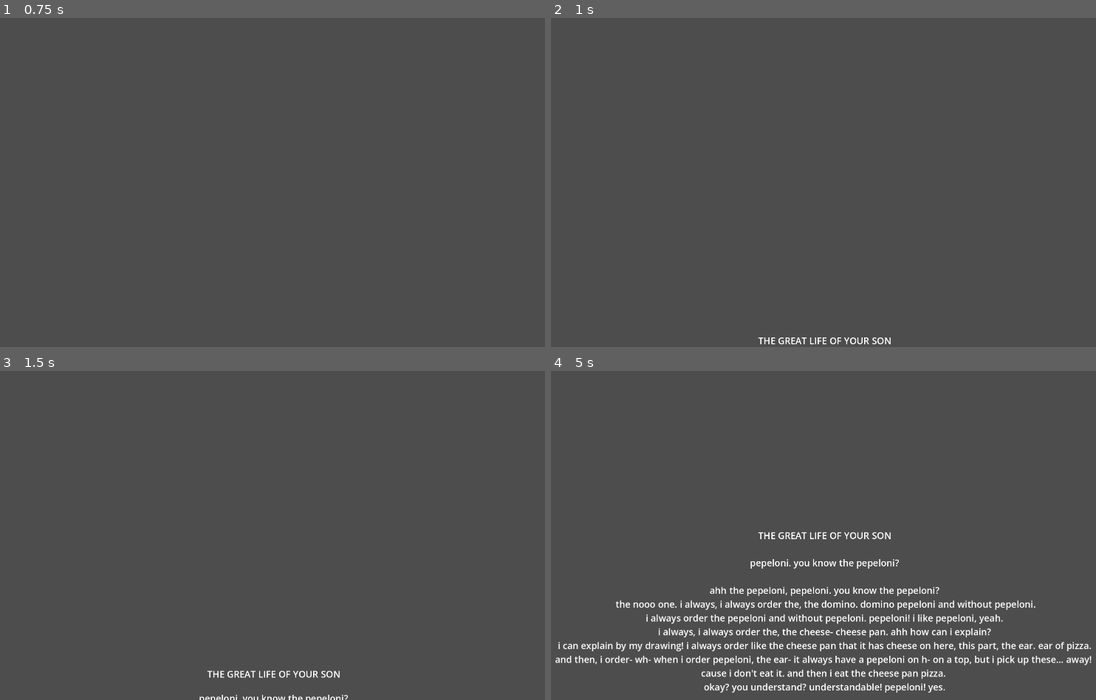
Above: before the commit, frames 1-4 (two rows, left to right).
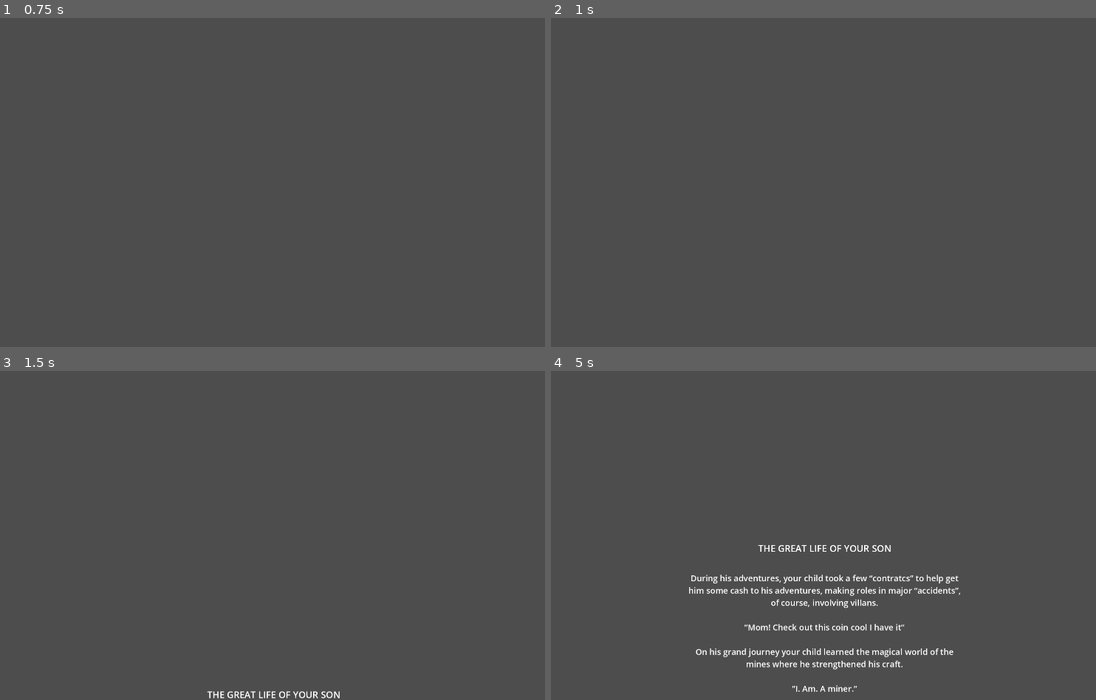
Above: after the commit, the same moments.

Repository: mcavazotti/shovel-jam-2025
Game: Godot game, scene res://Scenes/gameOverCutscenes.tscn
The game is run twice, just before and just after one commit, with the same random seed, the same clock (stepped at 60 frames per second) and the same inputs. Before the commit the project starts from res://Scenes/cutsceneControl.tscn.
Inputs (mouse positions are in pixels of both pictures, inside the frame that each line leads up to):
- Up to frame 1 (0.75 s): tap Enter (ui_accept) at 0.5 s; move the mouse to (403, 166) at 0.52 s; hold Enter (ui_accept) from 0.53 s (still down)
- Up to frame 2 (1 s): keep holding Enter (ui_accept)
- Up to frame 3 (1.5 s): move the mouse to (158, 551) at 1.27 s; release Enter (ui_accept) at 1.28 s; tap Enter (ui_accept) at 1.35 s
- Up to frame 4 (5 s): tap Enter (ui_accept) at 1.52, 1.82, 2.85, 3.02, 3.32, 4.35, 4.52, 4.82 s; move the mouse to (883, 463) at 2.02 s; hold Enter (ui_accept) 2.03-2.78 s; move the mouse to (796, 601) at 2.77 s; move the mouse to (1003, 584) at 3.52 s; hold Enter (ui_accept) 3.53-4.28 s; move the mouse to (649, 486) at 4.27 s

Frame 1 is identical in both runs. In frame 2, 0.2% of the frame differs, in the area x 37-63%, y 97-100%; in frame 3, 0.6%; in frame 4, 7.5%, in the area x 0-100%, y 48-98%.

Commit message:
-inserting ending data in cutscene control
- Added way to stich all intermiate endings in a star wars like screen.
- Player can press space to speed up the process.

Diff:
--- a/FinalEndings/endingEx.json
+++ b/FinalEndings/endingEx.json
@@ -755,9 +755,9 @@
 		"name": "Temple of the healing",
 		"typeOfEnding": "Intermediate",
 		"reference" : "Normal",
-		"story": "Your kid gathered some good friends and formated a crew to adventure around the world, in search of the Lengendary lost treasure.
-
-”Mom! I’m going to be king of the-” *he falls into the water, 3 friends jump after him and rescue him*",
+		"story": "Your kid had been cursed with a Demon Pie, and had lost the hability to swim... Luckly, on his adventures he found a temple of healing and the curse was removed.
+
+”Mom, I told you I'd be fineeee”",
 		"coverImage": "....",
 		"conditions": [
 			{
--- a/Scenes/cutsceneControl.tscn
+++ b/Scenes/cutsceneControl.tscn
@@ -33,7 +33,7 @@
 tracks/2/type = "value"
 tracks/2/imported = false
 tracks/2/enabled = true
-tracks/2/path = NodePath("TextureRect:modulate")
+tracks/2/path = NodePath("finalImage:modulate")
 tracks/2/interp = 2
 tracks/2/loop_wrap = true
 tracks/2/keys = {
@@ -45,7 +45,7 @@
 
 [sub_resource type="Animation" id="Animation_ovwsd"]
 resource_name = "IntermediateEndings"
-length = 20.0
+length = 50.0
 tracks/0/type = "value"
 tracks/0/imported = false
 tracks/0/enabled = true
@@ -53,10 +53,10 @@
 tracks/0/interp = 1
 tracks/0/loop_wrap = true
 tracks/0/keys = {
-"times": PackedFloat32Array(0, 8, 17, 19),
-"transitions": PackedFloat32Array(1, 1, 1, 1),
-"update": 0,
-"values": [Vector2(-877, 700), Vector2(-877, -310.526), Vector2(-877, -310), Vector2(-877, -1700)]
+"times": PackedFloat32Array(0, 49),
+"transitions": PackedFloat32Array(1, 1),
+"update": 0,
+"values": [Vector2(-450, 1300), Vector2(-450, -3000)]
 }
 tracks/1/type = "value"
 tracks/1/imported = false
@@ -65,10 +65,10 @@
 tracks/1/interp = 1
 tracks/1/loop_wrap = true
 tracks/1/keys = {
-"times": PackedFloat32Array(0, 8, 17, 19),
-"transitions": PackedFloat32Array(1, 1, 1, 1),
-"update": 0,
-"values": [Vector2(-216.5, 625), Vector2(-216.5, -406.579), Vector2(-216.5, -406.57), Vector2(-216.5, -1825)]
+"times": PackedFloat32Array(0, 49),
+"transitions": PackedFloat32Array(1, 1),
+"update": 0,
+"values": [Vector2(-216.5, 1200), Vector2(-216.5, -3100)]
 }
 
 [sub_resource type="Animation" id="Animation_w00vp"]
@@ -124,7 +124,7 @@
 tracks/4/type = "value"
 tracks/4/imported = false
 tracks/4/enabled = true
-tracks/4/path = NodePath("TextureRect:modulate")
+tracks/4/path = NodePath("finalImage:modulate")
 tracks/4/interp = 1
 tracks/4/loop_wrap = true
 tracks/4/keys = {
@@ -143,13 +143,10 @@
 
 [node name="cutsceneControl" type="Control"]
 layout_mode = 3
-anchors_preset = 8
-anchor_left = 0.5
-anchor_top = 0.5
-anchor_right = 0.5
-anchor_bottom = 0.5
-grow_horizontal = 2
-grow_vertical = 2
+anchors_preset = 5
+anchor_left = 0.5
+anchor_right = 0.5
+grow_horizontal = 2
 size_flags_horizontal = 4
 size_flags_vertical = 4
 script = ExtResource("1_ovwsd")
@@ -159,21 +156,17 @@
 &"": SubResource("AnimationLibrary_dgoe4")
 }
 
-[node name="TextureRect" type="TextureRect" parent="."]
+[node name="finalImage" type="TextureRect" parent="."]
 modulate = Color(1, 1, 1, 0)
 custom_minimum_size = Vector2(1280, 720)
 layout_mode = 1
-anchors_preset = 8
-anchor_left = 0.5
-anchor_top = 0.5
-anchor_right = 0.5
-anchor_bottom = 0.5
+anchors_preset = 5
+anchor_left = 0.5
+anchor_right = 0.5
 offset_left = -640.0
-offset_top = -340.0
 offset_right = 640.0
-offset_bottom = 380.0
-grow_horizontal = 2
-grow_vertical = 2
+offset_bottom = 720.0
+grow_horizontal = 2
 texture = ExtResource("2_w00vp")
 
 [node name="intermediate" type="Label" parent="."]
@@ -183,21 +176,13 @@
 anchor_right = 0.5
 offset_left = -468.0
 offset_top = 600.0
-offset_right = 1286.0
-offset_bottom = 1047.0
-grow_horizontal = 2
-theme_override_font_sizes/font_size = 30
-text = "pepeloni. you know the pepeloni?
-
-ahh the pepeloni, pepeloni. you know the pepeloni?
- the nooo one. i always, i always order the, the domino. domino pepeloni and without pepeloni.
- i always order the pepeloni and without pepeloni. pepeloni! i like pepeloni, yeah.
-i always, i always order the, the cheese- cheese pan. ahh how can i explain?
- i can explain by my drawing! i always order like the cheese pan that it has cheese on here, this part, the ear. ear of pizza.
-and then, i order- wh- when i order pepeloni, the ear- it always have a pepeloni on h- on a top, but i pick up these... away!
-cause i don't eat it. and then i eat the cheese pan pizza.
-okay? you understand? understandable! pepeloni! yes."
+offset_right = 432.0
+offset_bottom = 863.0
+grow_horizontal = 2
+theme_override_font_sizes/font_size = 27
+text = "dsadasdasdasdasdasdasdsadasdasdasdasdasdasddasdadad"
 horizontal_alignment = 1
+autowrap_mode = 2
 
 [node name="son" type="Label" parent="."]
 layout_mode = 1
@@ -216,34 +201,28 @@
 [node name="finalTitle" type="Label" parent="."]
 modulate = Color(1, 1, 1, 0)
 layout_mode = 1
-anchors_preset = 8
-anchor_left = 0.5
-anchor_top = 0.5
-anchor_right = 0.5
-anchor_bottom = 0.5
+anchors_preset = 5
+anchor_left = 0.5
+anchor_right = 0.5
 offset_left = -394.0
-offset_top = -275.0
+offset_top = 200.0
 offset_right = 394.0
-offset_bottom = -233.0
-grow_horizontal = 2
-grow_vertical = 2
+offset_bottom = 242.0
+grow_horizontal = 2
 theme_override_font_sizes/font_size = 30
 text = "EPIC ENDING TITLE WOAH WOW AMAZING INCREDIBLE"
 
 [node name="finalStory" type="Label" parent="."]
 modulate = Color(1, 1, 1, 0)
 layout_mode = 1
-anchors_preset = 8
-anchor_left = 0.5
-anchor_top = 0.5
-anchor_right = 0.5
-anchor_bottom = 0.5
+anchors_preset = 5
+anchor_left = 0.5
+anchor_right = 0.5
 offset_left = -877.0
-offset_top = -200.0
+offset_top = 300.0
 offset_right = 877.0
-offset_bottom = 697.0
-grow_horizontal = 2
-grow_vertical = 2
+offset_bottom = 1197.0
+grow_horizontal = 2
 theme_override_font_sizes/font_size = 30
 text = "pepeloni. you know the pepeloni?
 
--- /dev/null
+++ b/Scenes/gameOverCutscenes.tscn
@@ -0,0 +1,13 @@
+[gd_scene load_steps=3 format=3 uid="uid://fowpvqyus70l"]
+
+[ext_resource type="PackedScene" uid="uid://b7frf8yehlwcx" path="res://Scenes/cutsceneControl.tscn" id="1_vwf5x"]
+[ext_resource type="Script" uid="uid://cl6qrnwaiae5y" path="res://Scripts/finalEndingVerify.gd" id="2_j8opk"]
+
+[node name="GameOverCutscenes" type="Node2D"]
+
+[node name="CanvasLayer" type="CanvasLayer" parent="."]
+
+[node name="cutsceneControl" parent="CanvasLayer" instance=ExtResource("1_vwf5x")]
+
+[node name="verifyEnding" type="Node" parent="."]
+script = ExtResource("2_j8opk")
--- a/Scripts/cutsceneControl.gd
+++ b/Scripts/cutsceneControl.gd
@@ -2,14 +2,46 @@
 
 
 @onready var anim = $anim
-@onready var image = $TextureRect
+@onready var image = $finalImage
+@onready var labelIntermediate = $intermediate
+@onready var labelFinalTitle = $finalTitle
+@onready var labelFinalStory = $finalStory
+
+var endIds = []
+var intermediateEndings
+var finalEnding
+var speed_up = false
+
 
 func _ready() -> void:
 	var screen_size = DisplayServer.screen_get_size()
-	anim.play("IntermediateEndings")
-	image.custom_minimum_size = Vector2(screen_size.x - 200, screen_size.y - 112.5)
+	image.custom_minimum_size = screen_size
+
 
 
 func _on_anim_animation_finished(anim_name: StringName) -> void:
 	if anim_name == "IntermediateEndings":
 		anim.play("FinalEnding")
+
+
+func treatEnding():
+	var stichedIntermediateEndings = ""
+	for ending in intermediateEndings:
+		stichedIntermediateEndings += "%s\n\n" % ending["story"]
+	print(stichedIntermediateEndings)
+	labelIntermediate.text = stichedIntermediateEndings
+	startAnimation()
+
+
+func startAnimation():
+	anim.play("IntermediateEndings")
+
+
+func _unhandled_key_input(event: InputEvent) -> void:
+	if event.is_action_pressed("ui_accept"):
+		if speed_up:
+			anim.speed_scale = 1
+			speed_up = false
+		else:
+			anim.speed_scale = 3
+			speed_up = true
--- a/Scripts/finalEndingVerify.gd
+++ b/Scripts/finalEndingVerify.gd
@@ -2,6 +2,7 @@
 
 
 @onready var endingList = FinalEndingLoad.endingData
+@onready var cutsceneControl = $"../CanvasLayer/cutsceneControl"
 
 var endingId : int
 var endingName : String
@@ -16,6 +17,15 @@
 	clearEndings()
 	bag = [  #FOR TESTS ONLY
 		{
+		"id": 1001,
+		"name": "Fish",
+		"category": 1000,
+		"tags": ["Fish", "Healthy", "Sea"],
+		"shape": [[1], [1]],
+		"description": "Fish.",
+		"image": "path"
+	},
+	{
 		"id": 1002,
 		"name": "Elven Bread",
 		"category": 1000,
@@ -25,6 +35,42 @@
 		"image": "path"
 	},
 	{
+		"id": 1003,
+		"name": "Weird Fruit",
+		"category": 1000,
+		"tags": ["OnePiece", "Healthy", "Cursed"],
+		"shape": [[1,1],[1,1]],
+		"description": "You found in a chest in the closet, you remembered your husband brought from a long trip to the ocean one time, maybe your kid needs more than you.",
+		"image": "path"
+	},
+	{
+		"id": 2001,
+		"name": "Stealthy Cloak",
+		"category": 2000,
+		"tags": ["Head", "Stealth", "Cloak"],
+		"shape": [[1,1], [1,1]],
+		"description": "A cloak that hides your face and gives you a mysterious and stealthy look. You remember using it when you were young.",
+		"image": "path"
+	},
+	{
+		"id": 2002,
+		"name": "Elven Cloak",
+		"category": 2000,
+		"tags": ["Head", "Stealth", "Cloak", "Elf", "Geek"],
+		"shape": [[1,1], [1,1]],
+		"description": "Perfect for camouflaging against unfriendly eyes.",
+		"image": "path"
+	},
+	{
+		"id": 2101,
+		"name": "Camp T-shirt",
+		"category": 2000,
+		"tags": ["Torso", "Camping", "T-shirt"],
+		"shape": [[1,1], [1,1]],
+		"description": "A T-shirt used for camping. You used to have one of it when you were young.",
+		"image": "path"
+	},
+	{
 		"id": 2102,
 		"name": "Mithril Coat",
 		"category": 2000,
@@ -43,6 +89,60 @@
 		"image": "path"
 	},
 	{
+		"id": 2201,
+		"name": "Pirate Hat",
+		"category": 2000,
+		"tags": ["Sea", "Head"],
+		"shape": [[1,1], [1,1]],
+		"description": "Ahoy! Get yourself a sea-dog look!",
+		"image": "path"
+	},
+	{
+		"id": 2202,
+		"name": "Bald Cap",
+		"category": 2000,
+		"tags": ["Head", "Disguise"],
+		"shape": [[1,1], [1,1]],
+		"description": "Sometimes you just want to look bald. Your husband was using it when you first met.",
+		"image": "path"
+	},
+	{
+		"id": 2203,
+		"name": "Blue Helmet",
+		"category": 2000,
+		"tags": ["Head"],
+		"shape": [[1,1,1], [1,0,1]],
+		"description": "A perfect peice of armor for a knightly adventurer. Somehow, it doesn’t reveil the face at all despite the T-shaped hole in it.",
+		"image": "path"
+	},
+	{
+		"id": 3001,
+		"name": "Dagger",
+		"category": 3000,
+		"tags": ["Melee", "Stealth", "Dagger"],
+		"shape": [[1], [1]],
+		"description": "A dagger that can be hidden in your clothes, good for stealth attacks. You have fond memories of it.",
+		"image": "path"
+	},
+	{
+		"id": 3002,
+		"name": "Gold Sword",
+		"category": 3000,
+		"tags": ["Melee", "Big", "Gold", "Half-blod", "Sword"],
+		"shape": [[0,1,0], [0,1,0], [0,1,0], [1,1,1], [0,1,0]],
+		"description": "A big sword made of gold. Some say gold is too soft of a metal to be used to make a blade, however, you know cases when one would specifically needs a blade made of gold.",
+		"image": "path"
+	},
+	{
+		"id": 3003,
+		"name": "Silver Sword",
+		"category": 3000,
+		"tags": ["Melee", "Big", "Silver", "Sword"],
+		"shape": [[0,1,0], [0,1,0], [0,1,0], [1,1,1], [0,1,0]],
+		"description": "A big sword made of silver. You don’t know how different it is from a regular sword, but your husband did know.",
+		"image": "path"
+	},
+	{
 		"id": 3004,
 		"name": "Bronze Sword",
 		"category": 3000,
@@ -88,6 +188,87 @@
 		"image": "path"
 	},
 	{
+		"id": 3009,
+		"name": "Blue Spade",
+		"category": 3000,
+		"tags": ["Big", "Melee"],
+		"shape": [[1,1,1], [1,1,1], [0,1,0], [1,1,1], [0,1,0]],
+		"description": "A long, trusty blue shovel. It’s seen countless battles against knights. According to your husband, he also used to have a red sheild, however he didn’t have enough space in his bag to bring it home.",
+		"image": "path"
+	},
+	{
+		"id": 4001,
+		"name": "Medallion",
+		"category": 4000,
+		"tags": ["Necklace"],
+		"shape": [[1]],
+		"description": "It might be magic, it might be cursed, or it might be just a regular medallion, you don’t know. All you know is that your husband brought it home after a trip.",
+		"image": "path"
+	},
+	{
+		"id": 4002,
+		"name": "Invisibility ring",
+		"category": 4000,
+		"tags": ["Ring", "Gold"],
+		"shape": [[1]],
+		"description": "A golden ring that turns the wearer invisible. It might do other things too, but you’re not sure. Your husband got it after a game of riddles in the dark.",
+		"image": "path"
+	},
+	{
+		"id": 4101,
+		"name": "Broken Elven Sword",
+		"category": 4000,
+		"tags": ["Elf"],
+		"shape": [[0,1,0], [1,1,1], [0,1,0]],
+		"description": "An ancient sword, or at least what remains of it, which is not really useful by itself. Your husband received it as an inheritance.",
+		"image": "path"
+	},
+	{
+		"id": 4102,
+		"name": "Broken Elven Blade",
+		"category": 4000,
+		"tags": ["Elf"],
+		"shape": [[1], [1]],
+		"description": "Part of the blade of an ancient sword. Not really useful by itself. Your husband received it as an inheritance.",
+		"image": "path"
+	},
+	{
+		"id": 4103,
+		"name": "Broken Elven Blade",
+		"category": 4000,
+		"tags": ["Elf"],
+		"shape": [[1], [1]],
+		"description": "Part of the blade of an ancient sword. Not really useful by itself. Your husband received it as an inheritance.",
+		"image": "path"
+	},
+	{
+		"id": 4104,
+		"name": "Broken Elven Tip",
+		"category": 4000,
+		"tags": ["Elf"],
+		"shape": [[1]],
+		"description": "Part of the blade of an ancient sword. Not really useful by itself. Your husband received it as an inheritance.",
+		"image": "path"
+	},
+	{
+		"id": 4201,
+		"name": "Picture with best friend",
+		"category": 4000,
+		"tags": ["Memory", "Friend", "Relationship", "Paper"],
+		"shape": [[1,1]],
+		"description": "It’s good to remember people who are important to us. It might be useful for your child during his adventure.",
+		"image": "path"
+	},
+	{
+		"id": 4202,
+		"name": "Letter of a loved one",
+		"category": 4000,
+		"tags": ["Memory", "Love", "Relationship", "Paper"],
+		"shape": [[1,1]],
+		"description": "It’s good to remember people who are important to us. It might be useful for your child during his adventure.",
+		"image": "path"
+	},
+	{
 		"id": 4203,
 		"name": "The Chosen One certificate",
 		"category": 4000,
@@ -106,6 +287,42 @@
 		"image": "path"
 	},
 	{
+		"id": 4205,
+		"name": "Machinery for Dummies",
+		"category": 4000,
+		"tags": ["Book", "Paper"],
+		"shape": [[1], [1]],
+		"description": "Very useful in case your child has to build something.",
+		"image": "path"
+	},
+	{
+		"id": 4206,
+		"name": "Piloting for Dummies",
+		"category": 4000,
+		"tags": ["Book", "Paper"],
+		"shape": [[1], [1]],
+		"description": "Very useful in case your child has to pilot something.",
+		"image": "path"
+	},
+	{
+		"id": 4207,
+		"name": "Alchemy for Dummies",
+		"category": 4000,
+		"tags": ["Book", "Paper"],
+		"shape": [[1], [1]],
+		"description": "Very useful if your child has to brew something or do some chemical reactions.",
+		"image": "path"
+	},
+	{
+		"id": 4208,
+		"name": "Map",
+		"category": 4000,
+		"tags": ["Localization", "Paper"],
+		"shape": [[1,1], [1,1]],
+		"description": "People say that maps are a thing from the past, but you’re a mom, you know better.",
+		"image": "path"
+	},
+	{
 		"id": 4209,
 		"name": "License to Kill",
 		"category": 4000,
@@ -123,16 +340,33 @@
 		"description": "Let’s make use of what technology gives us! Your child will never get lost with this device!",
 		"image": "path"
 	},
+	{
+		"id": 4302,
+		"name": "RV Trailer keys",
+		"category": 4000,
+		"tags": ["Vehicle"],
+		"shape": [[1]],
+		"description": "Trailers are the best: the speed of a car with the comfort of a home!",
+		"image": "path"
+	},
+	{
+		"id": 4303,
+		"name": "Dirt Cube",
+		"category": 4000,
+		"tags": ["Dirt"],
+		"shape": [[1]],
+		"description": "Why is there dirt in the house?! Was it meant for a plant? There is no pot. Maybe your child deserves a dirty bag as retribution for bringing this inside. There is no way your husband would bring just dirt inside.",
+		"image": "path"
+	},
 	]
 
-	#launchCutscene()
-	#var endingId = verifyEnding(bag)
-	#getEndInfo(endingId)
+	var endingId = verifyEnding(bag)
+	getEndInfo(endingId)
+	launchCutscene()
 
 
 func verifyEnding(bag):
 	if not bag:
-		print("empty")
 		return 0001
 
 	var itemIds : Array[int] = []
@@ -155,11 +389,6 @@
 
 	matchEnding(itemIds, itemCategories, itemTags)
 	preventConflictEnding()
-
-	print(endingId)
-	print(endingName)
-	print(endingStory)
-	print(endingCoverImage)
 
 
 func matchEnding(ids, categories, tags):
@@ -222,7 +451,6 @@
 
 
 func finalEndingSelect(endIds, conditionsArray):
-	print(endIds)
 	var biggest_index = -1
 	var biggest_size = -1
 
@@ -268,8 +496,16 @@
 
 
 func launchCutscene():
-	pass
-
+	print(cutsceneControl)
+	if cutsceneControl:
+		cutsceneControl.finalEnding = {
+			"id": endingId,
+			"name": endingName,
+			"story": endingStory,
+			"coverImage": endingCoverImage
+		}
+		cutsceneControl.intermediateEndings = intermediateEndings
+		cutsceneControl.treatEnding()
 
 func clearEndings():
 	endingId = 0
@@ -278,9 +514,3 @@
 	endingCoverImage = ""
 	possibleEndings = []
 	intermediateEndings = []
-
-
-func _on_button_down() -> void:  #REMOVE IN FINAL VERSION, will be
-	clearEndings()
-	var endingId = verifyEnding(bag)
-	getEndInfo(endingId)
--- a/project.godot
+++ b/project.godot
@@ -11,7 +11,7 @@
 [application]
 
 config/name="Shovel Jam 2025"
-run/main_scene="uid://b7frf8yehlwcx"
+run/main_scene="uid://fowpvqyus70l"
 config/features=PackedStringArray("4.4", "Forward Plus")
 config/icon="res://icon.svg"
 
